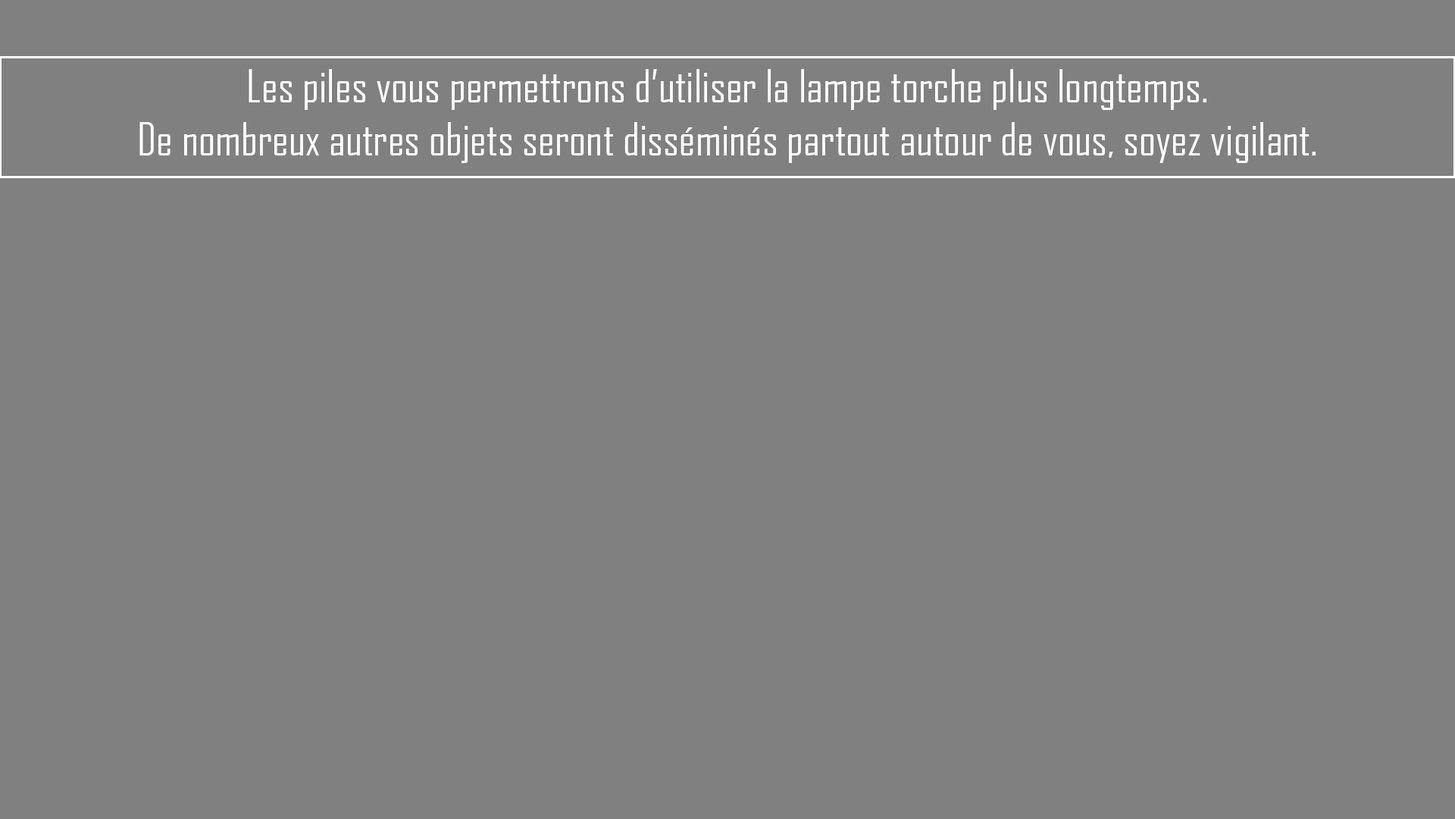
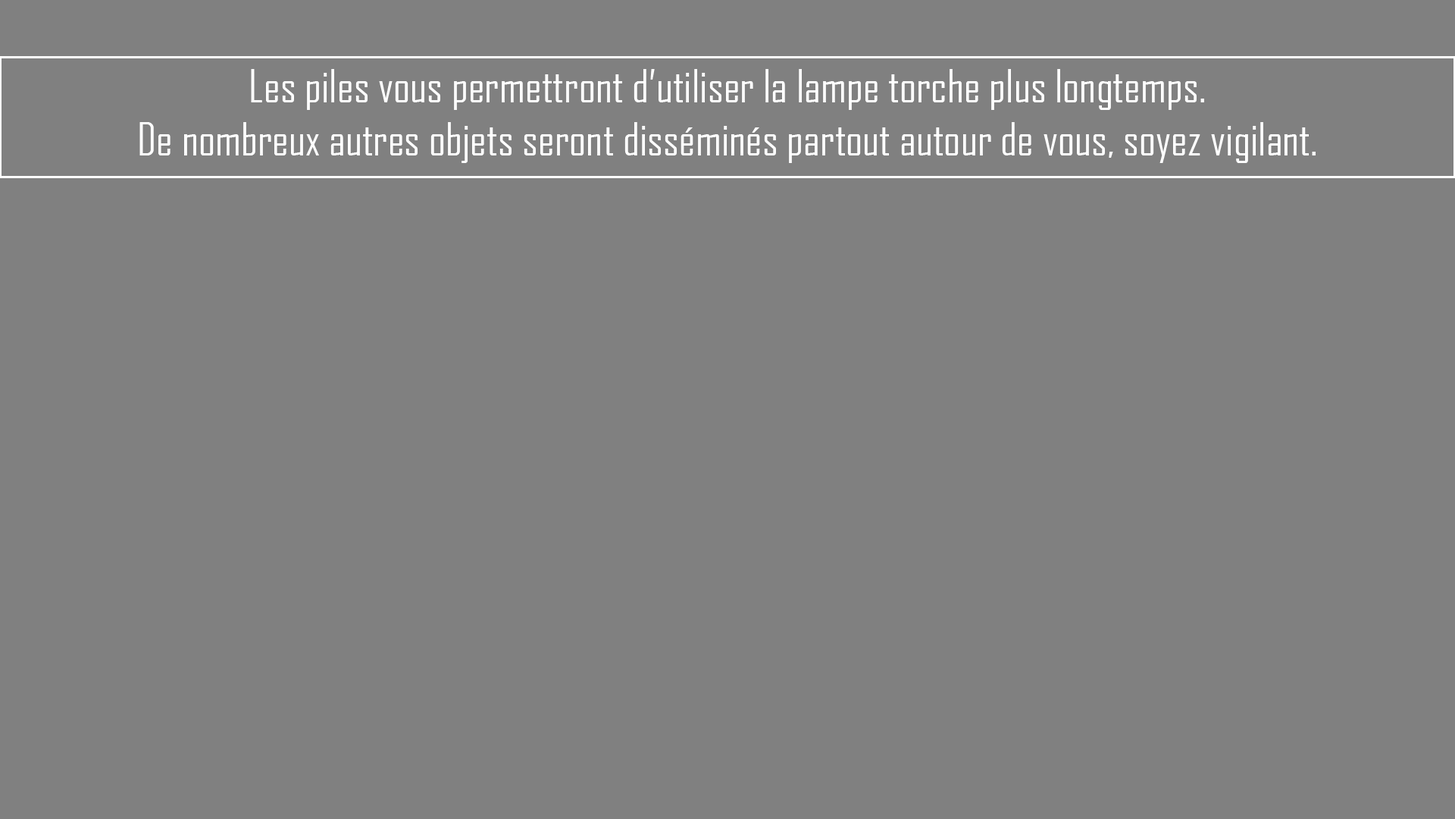
The second w=1455, h=819 image is a revision of the first. Changes to its layers:
renamed "Les piles vous permettrons d’utiliser la lampe torche plus long" to "Les piles vous permettront d’utiliser la lampe torche plus long", painted on it over [248, 68, 1207, 110]
